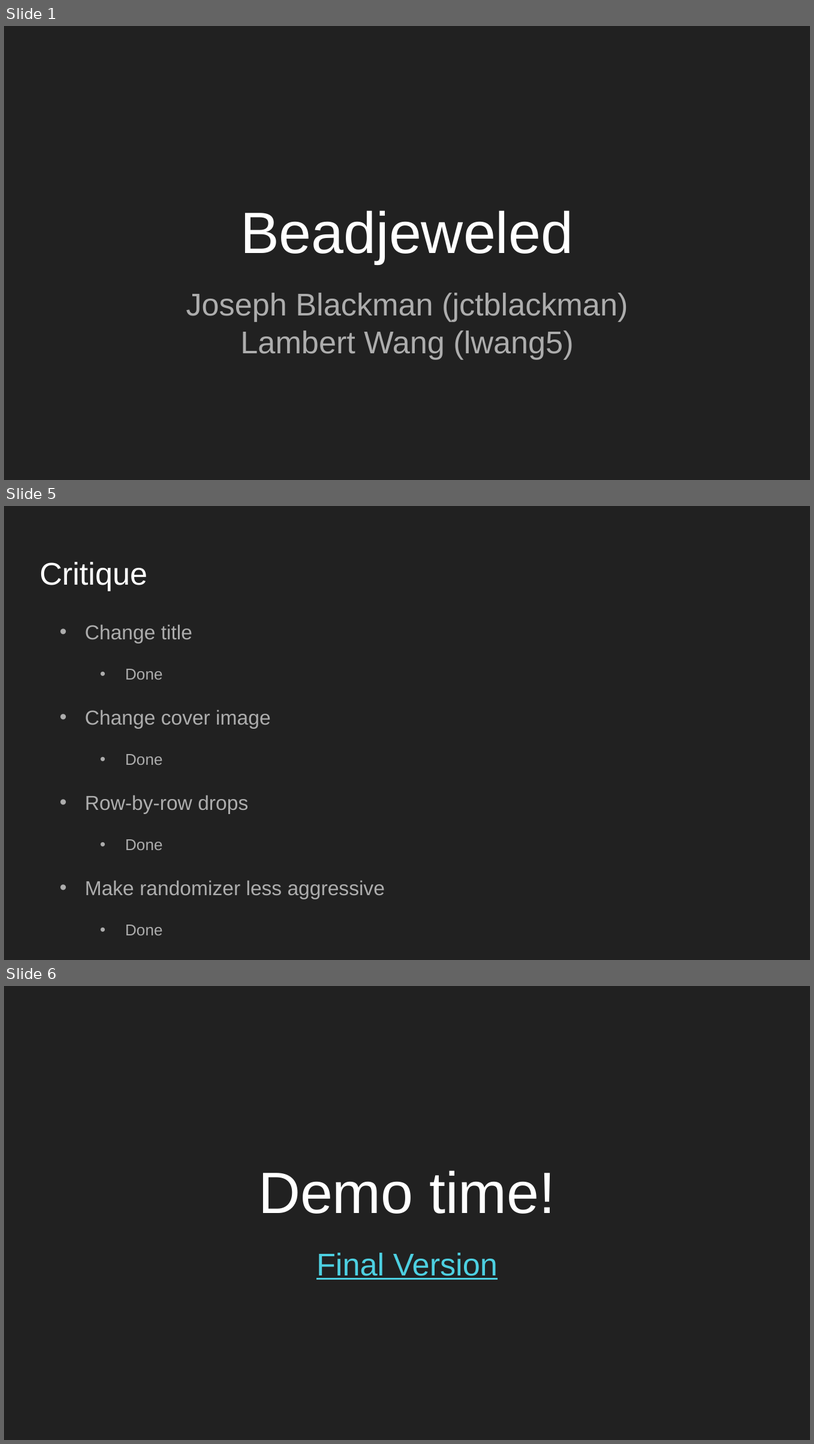
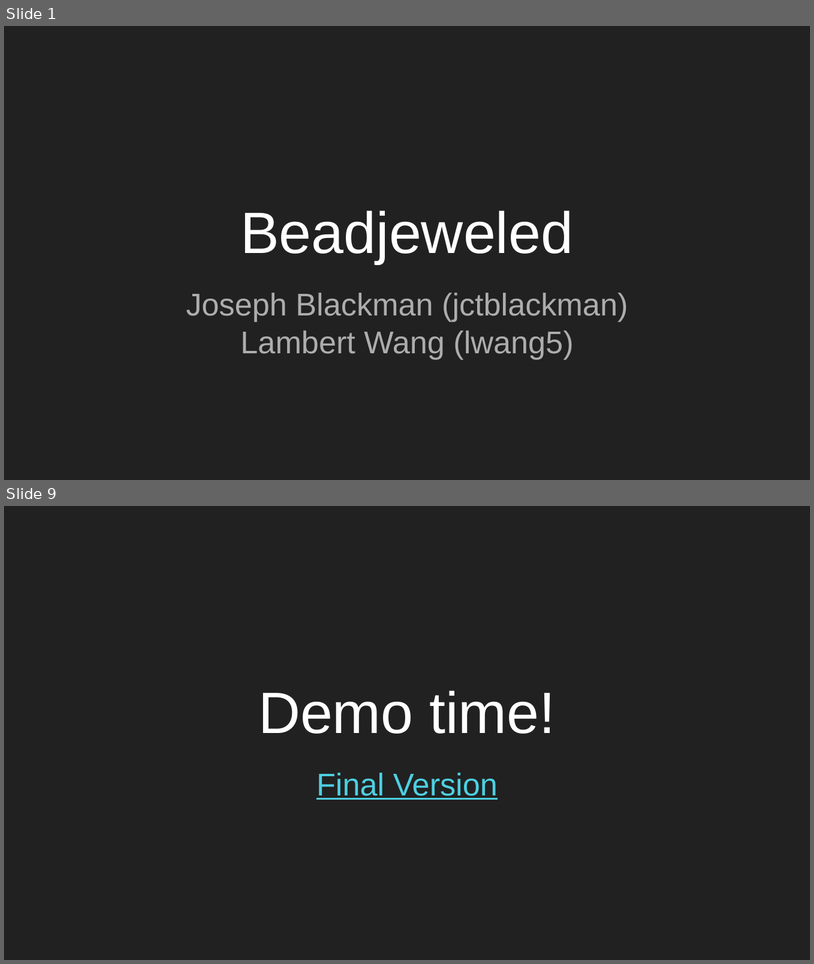
Before and after one commit to lambertwang-zz/imgd3900_site, a slide deck: assignment12/assignment12.pptx. Shown one above the other, each under a label of ours: slides 1, 5 and 6 before the commit, slides 1 and 9 after it; the slides between them are not shown. The pictures are 814x1444 and 814x964 pixels, drawn with LibreOffice and Linux fonts; fonts in the diff are those of the drawing. Boxes give left, top, right and bottom in pixels: in the first picture for what was removed or moved away, otherwise in the second. Text is boxed around its words. In the diff, an @@ line names an element or a change of style, - is before the commit and + after.

```diff
--- a/assignment12/assignment12.pptx
+++ b/assignment12/assignment12.pptx
@@ slide 5 removed at [4,506,810,960], background #212121 @@
@@ title removed at [39,562,147,591] @@
-Critique
@@ text removed at [85,624,385,898] @@
-• Change title
-  • Done
-• Change cover image
-  • Done
-• Row-by-row drops
-  • Done
-• Make randomizer less aggressive
-  • Done
@@ what was slide 6 is now slide 9 @@
```
Also in this commit, not shown: 5 slides changed, 4 slides added, 2 other slides removed.
